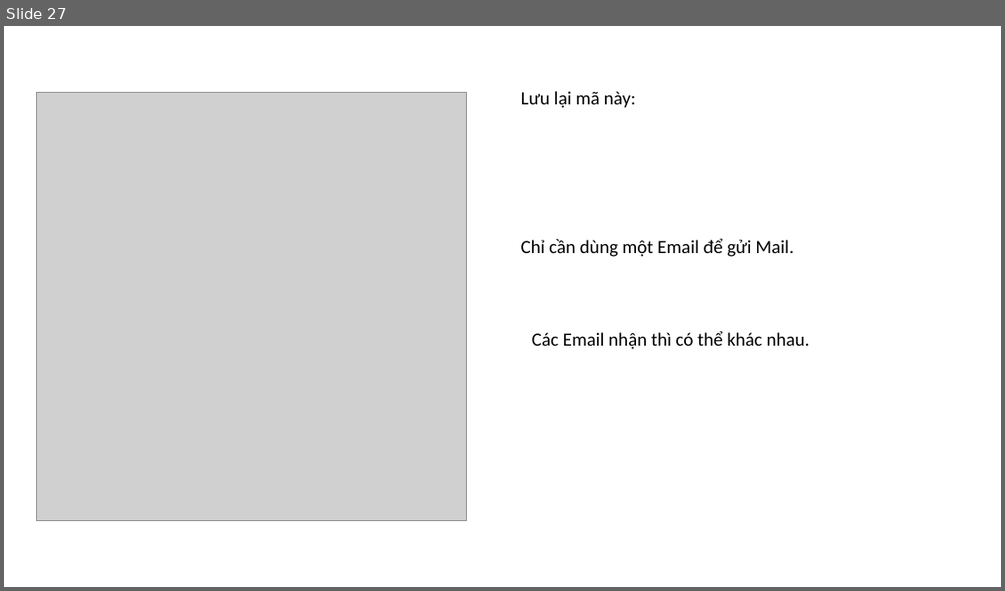
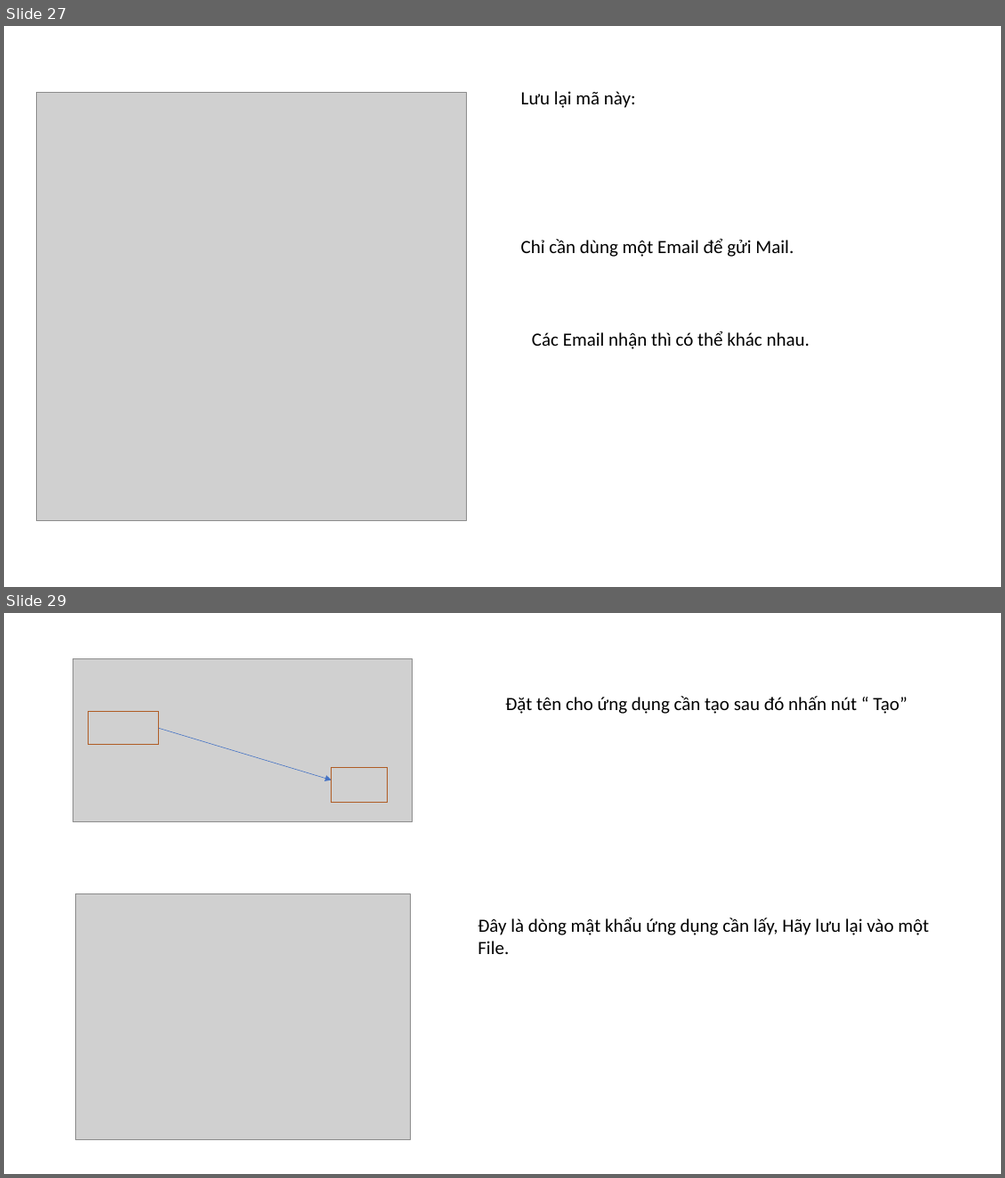
Before and after one commit to DangVanDoan05/WordPress, a slide deck: Tạo trang liên hệ trong WebSite.pptx. Shown one above the other, each under a label of ours: slide 27 before the commit, slides 27 and 29 after it; the slides between them are not shown. The pictures are 1005x591 and 1005x1178 pixels, drawn with LibreOffice and Linux fonts; fonts in the diff are those of the drawing; grey boxes stand for pictures. Boxes give left, top, right and bottom in pixels: in the first picture for what was removed or moved away, otherwise in the second. Text is boxed around its words. In the diff, an @@ line names an element or a change of style, - is before the commit and + after.

```diff
--- a/Tạo trang liên hệ trong WebSite.pptx
+++ b/Tạo trang liên hệ trong WebSite.pptx
@@ slide 29 added at <box>4,613,1001,1174</box>, background #FFFFFF @@
@@ picture added at <box>73,658,413,821</box> @@
@@ rectangle added at <box>89,712,159,745</box>, outline #AF5C24 1 pt @@
@@ text added at <box>505,696,906,714</box>, 18 pt, text #000000 @@
+Đặt tên cho ứng dụng cần tạo sau đó nhấn nút “ Tạo”
@@ arrow added from (159, 728) to (332, 779), #4472C4 0.5 pt @@
@@ rectangle added at <box>332,768,388,803</box>, outline #AF5C24 1 pt @@
@@ picture added at <box>75,893,410,1140</box> @@
@@ text added at <box>477,916,929,954</box>, 18 pt, text #000000 @@
+Đây là dòng mật khẩu ứng dụng cần lấy, Hãy lưu lại vào một File.
```
Also in this commit, not shown: 8 slides changed, 12 other slides added, 1 slide removed, 3 other files.
